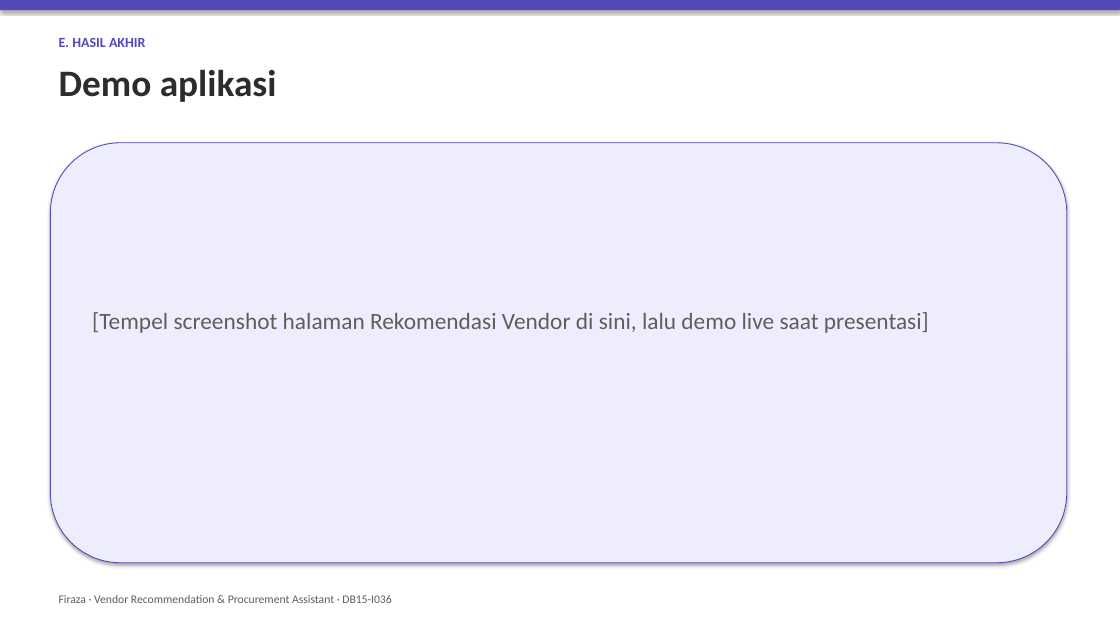
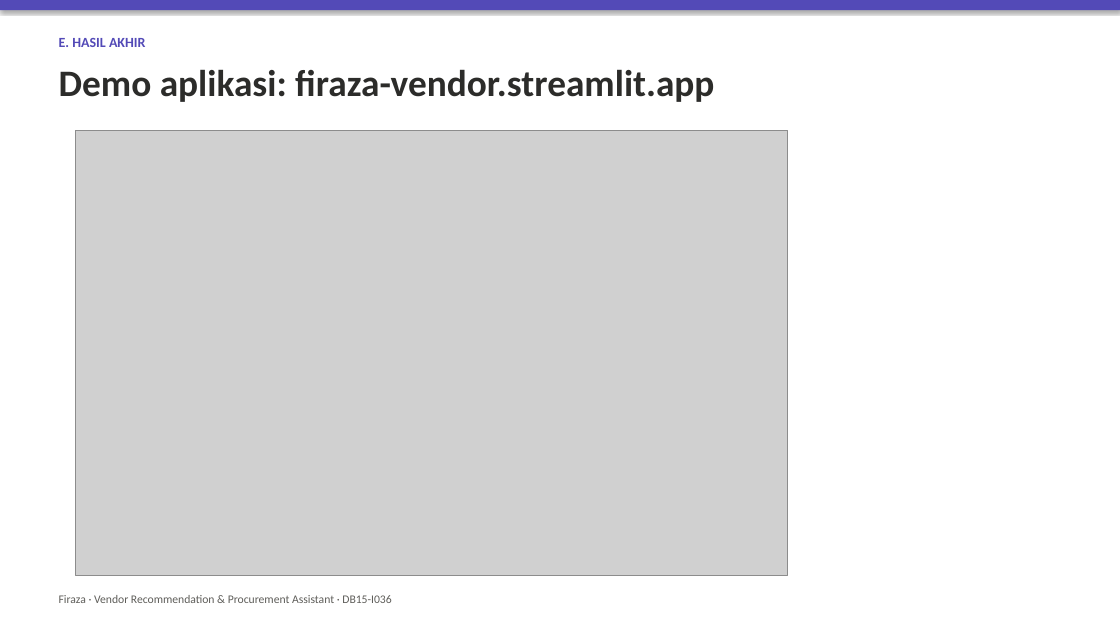
Before and after one commit to abidayn/Firaza, a slide deck: slide 9 of submission/slides/firaza_pitch.pptx. Drawn at 1120x630 pixels with LibreOffice and Linux fonts; fonts in the diff are those of the drawing; grey boxes stand for pictures. Boxes give left, top, right and bottom in pixels: in the first picture for what was removed or moved away, otherwise in the second. Text is boxed around its words. In the diff, an @@ line names an element or a change of style, - is before the commit and + after.

Commit message:
Live verification, demo video, final slides and Project Brief
- E2E on production (10 scenarios + error paths) in docs/E2E_TEST.md
- captioned demo video built from live-app screenshots
- slides and Project Brief updated with live screenshots and links
- model card: document the no-vendor-meets-deadline edge case
- plan.md and checklist updated

```diff
--- a/submission/slides/firaza_pitch.pptx
+++ b/submission/slides/firaza_pitch.pptx
@@ text at [59, 69, 714, 102]: text changed @@
-Demo aplikasi
+Demo aplikasi: firaza-vendor.streamlit.app
@@ rounded rectangle removed at [50, 143, 1067, 563] @@
@@ picture added at [76, 130, 788, 576] @@
@@ text removed at [92, 312, 929, 333] @@
-[Tempel screenshot halaman Rekomendasi Vendor di sini, lalu demo live saat presentasi]
```
Also in this commit, not shown: 23 other files.
